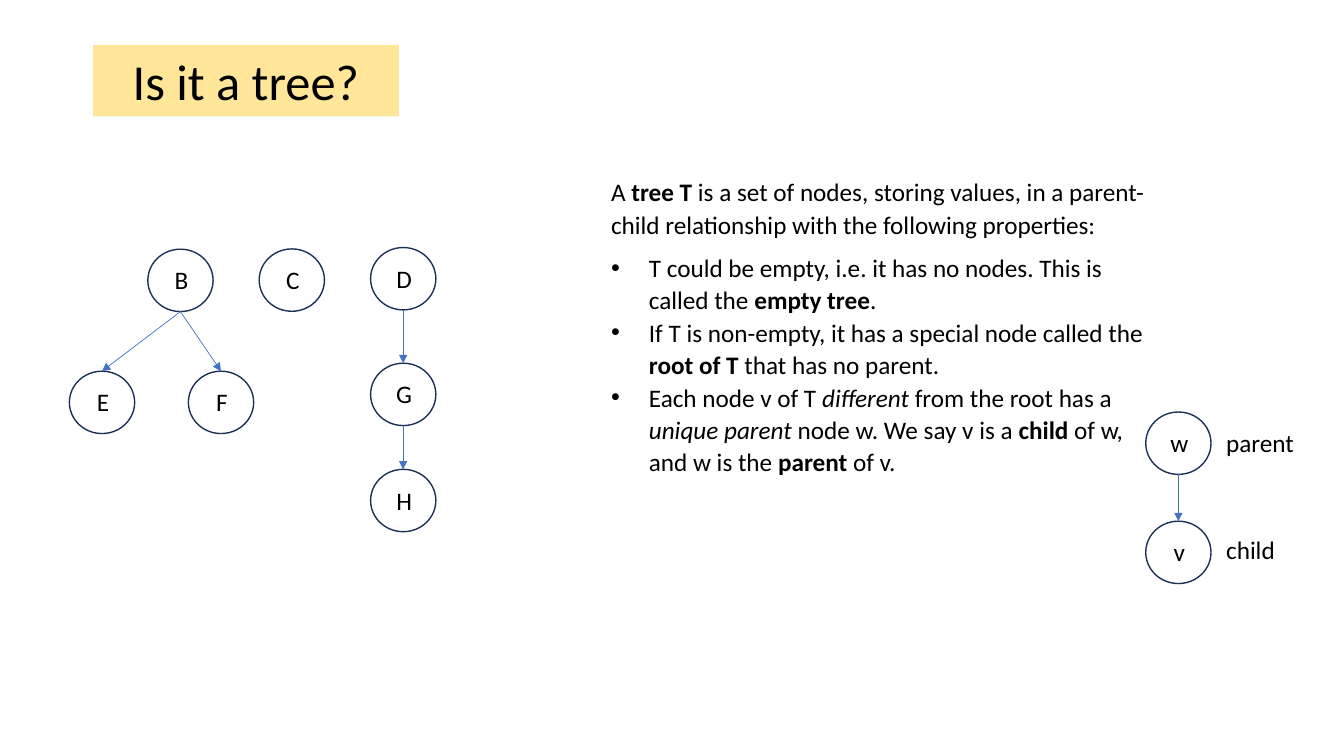
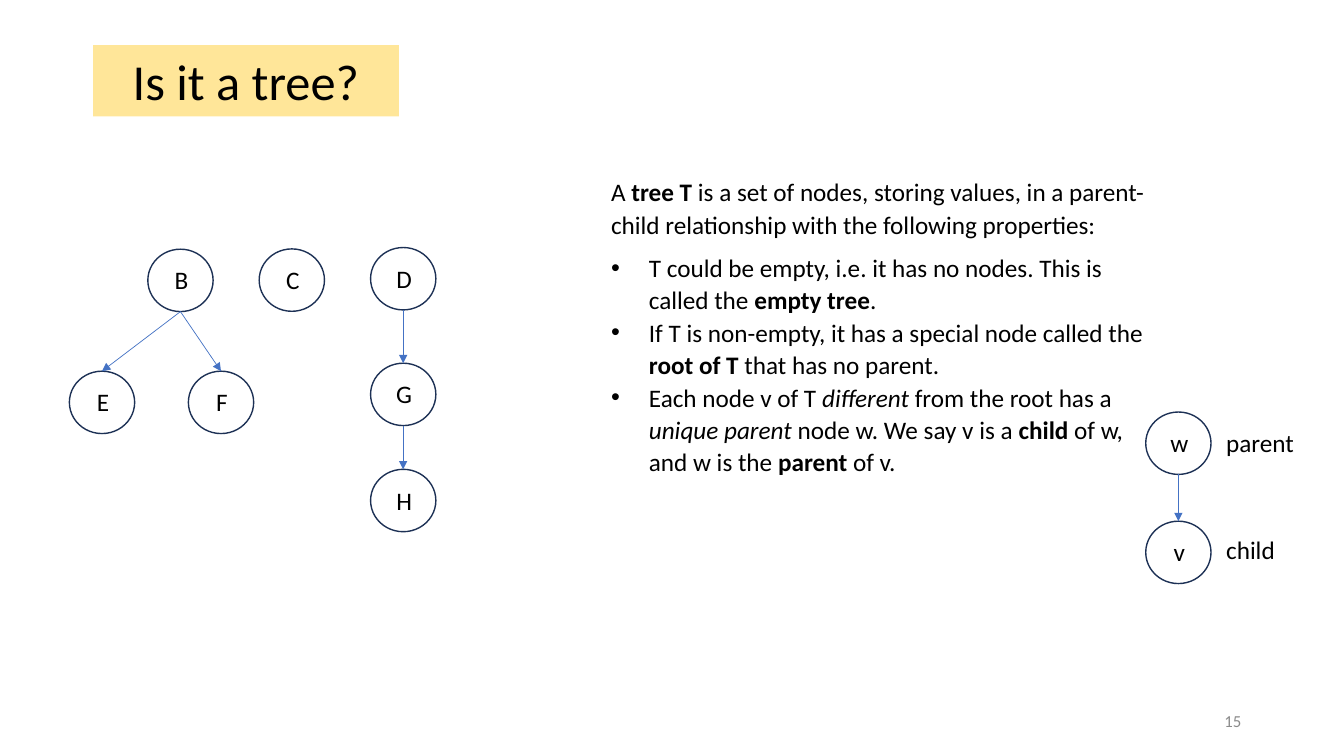
Before and after one commit to tjd1234/cmpt225summer2023, a slide deck: slide 15 of lecture_notes/week5/week5_trees.pptx. Drawn at 1344x756 pixels with LibreOffice and Linux fonts; fonts in the diff are those of the drawing. Boxes give left, top, right and bottom in pixels: in the first picture for what was removed or moved away, otherwise in the second. Text is boxed around its words. In the diff, an @@ line names an element or a change of style, - is before the commit and + after.

```diff
--- a/lecture_notes/week5/week5_trees.pptx
+++ b/lecture_notes/week5/week5_trees.pptx
@@ page number added at bbox=[1224, 716, 1241, 727], 12 pt, text #8C8C8C @@
+15
```
Also in this commit, not shown: 85 other slides changed.
